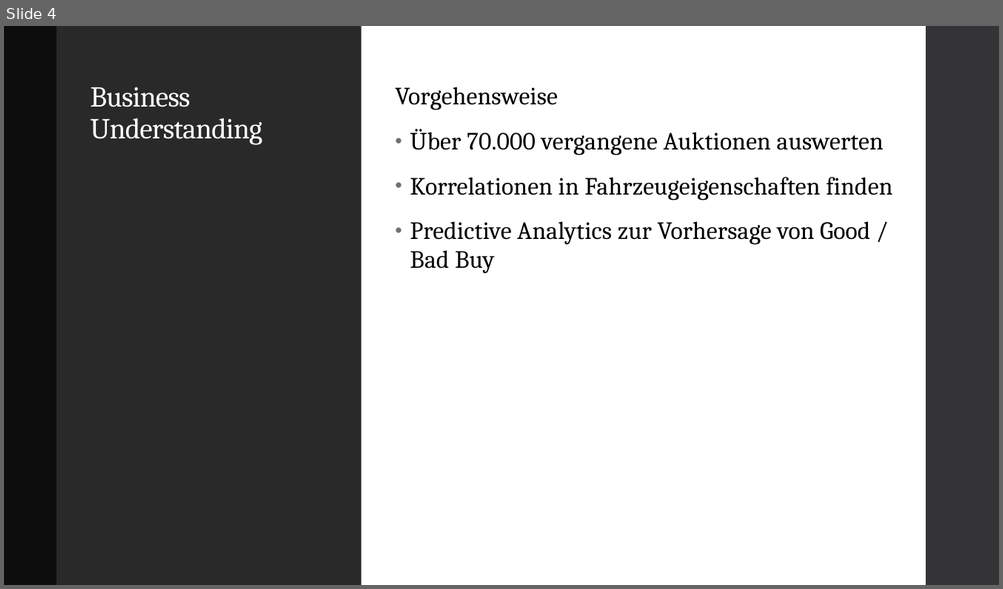
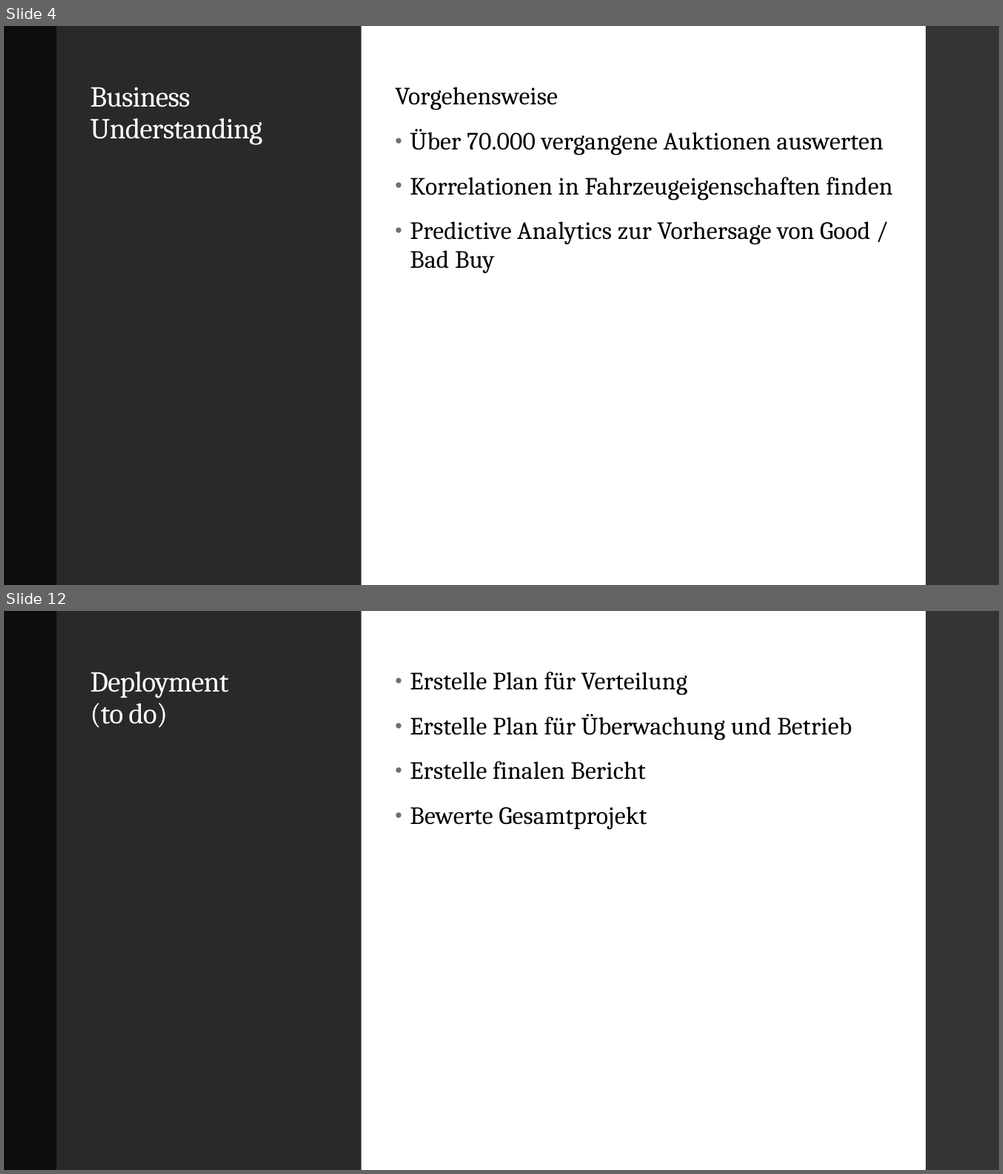
Before and after one commit to fab796/Studienarbeit, a slide deck: Don‘t Get Kicked.pptx. Shown one above the other, each under a label of ours: slide 4 before the commit, slides 4 and 12 after it; the slides between them are not shown. The pictures are 1003x589 and 1003x1174 pixels, drawn with LibreOffice and Linux fonts; fonts in the diff are those of the drawing. Boxes give left, top, right and bottom in pixels: in the first picture for what was removed or moved away, otherwise in the second. Text is boxed around its words. In the diff, an @@ line names an element or a change of style, - is before the commit and + after.

```diff
--- a/Don‘t Get Kicked.pptx
+++ b/Don‘t Get Kicked.pptx
@@ slide 12 added at (x1=4, y1=611, x2=999, y2=1170), background #FFFFFF; not listed: 1 template element that a slide beside it also shows @@
@@ rectangle added at (x1=4, y1=611, x2=57, y2=1170), fill #0D0D0D @@
@@ rectangle added at (x1=57, y1=611, x2=361, y2=1170), fill #292929 @@
@@ rectangle added at (x1=361, y1=611, x2=925, y2=1170), fill #FFFFFF @@
@@ title added at (x1=90, y1=671, x2=228, y2=728), 28 pt, text #FFFFFF @@
+Deployment
+(to do)
@@ text added at (x1=410, y1=672, x2=851, y2=830), 24 pt, text #000000 @@
+• Erstelle Plan für Verteilung
+• Erstelle Plan für Überwachung und Betrieb
+• Erstelle finalen Bericht
+• Bewerte Gesamtprojekt
```
Also in this commit, not shown: 1 slide changed, 7 other slides added, 3 slides removed.
